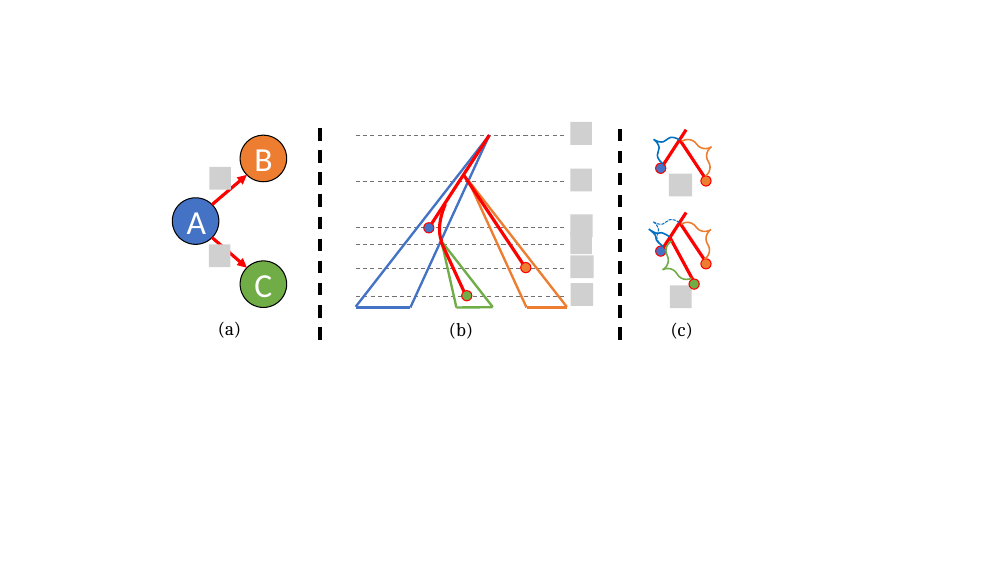
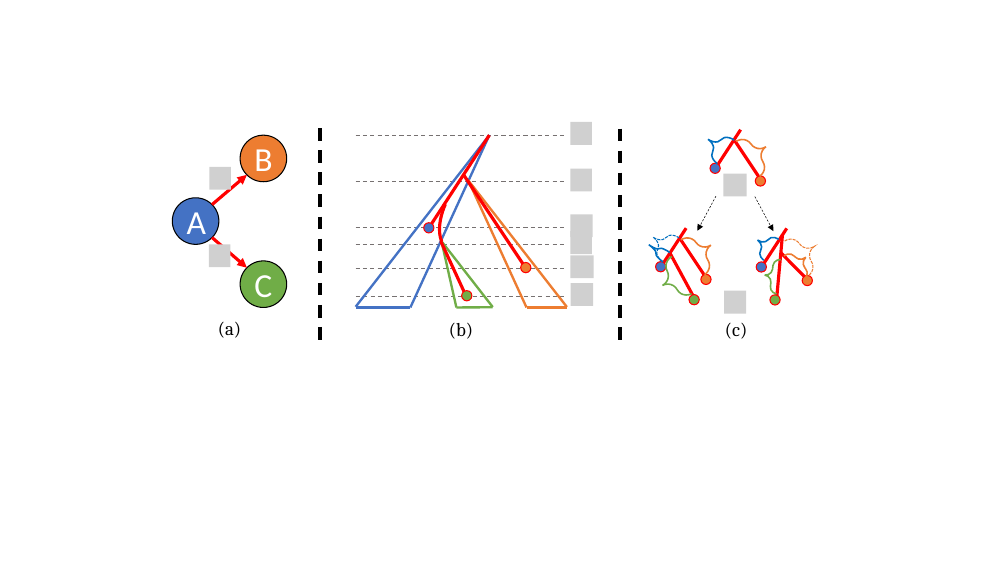
Before and after one commit to niemasd/ProACT-Paper, a slide deck: slide 1 of figs/figures.pptx. Drawn at 1008x567 pixels with LibreOffice and Linux fonts; fonts in the diff are those of the drawing; grey boxes stand for pictures. Boxes give left, top, right and bottom in pixels: in the first picture for what was removed or moved away, otherwise in the second. Text is boxed around its words. In the diff, an @@ line names an element or a change of style, - is before the commit and + after.

Commit message:
Updated cartoon figure

```diff
--- a/figs/figures.pptx
+++ b/figs/figures.pptx
@@ picture removed at [669,174,693,197] @@
@@ picture added at [724,174,747,197] @@
@@ 2 left braces, 2 lines, 2 ellipses, 1 text: place and size @@
-2 left braces, 2 lines, 2 ellipses, 1 text at [646,127,724,339]
+2 left braces, 2 lines, 2 ellipses, 1 text at [700,127,778,339]
@@ arrow added from (716, 196) to (697, 231), #000000 0.5 pt dashed @@
@@ arrow added from (755, 197) to (774, 231), #000000 0.5 pt dashed @@
@@ left brace added at [750,230,779,260], outline #0070C0 1.5 pt @@
@@ line added from (787, 228) to (762, 266), #FF0000 3 pt @@
@@ line added from (783, 234) to (777, 299), #FF0000 3 pt @@
@@ left brace added at [785,229,827,276], outline #ED7D31 1 pt dashed @@
@@ 4 left braces, 3 lines, 3 ellipses: place and size @@
-4 left braces, 3 lines, 3 ellipses at [645,210,723,290]
+4 left braces, 3 lines, 3 ellipses at [645,225,723,306]
@@ ellipse added at [756,262,767,272], fill #4472C4, outline #FF0000 1 pt @@
@@ left brace added at [763,258,782,294], outline #70AD47 1.5 pt @@
@@ line added from (781, 253) to (809, 281), #FF0000 3 pt @@
@@ left brace added at [784,246,816,279], outline #ED7D31 1.5 pt @@
@@ picture removed at [670,285,692,308] @@
@@ picture added at [724,290,746,313] @@
@@ ellipse added at [770,295,780,306], fill #70AD47, outline #FF0000 1 pt @@
@@ ellipse added at [802,275,813,286], fill #ED7D31, outline #FF0000 1 pt @@
```
